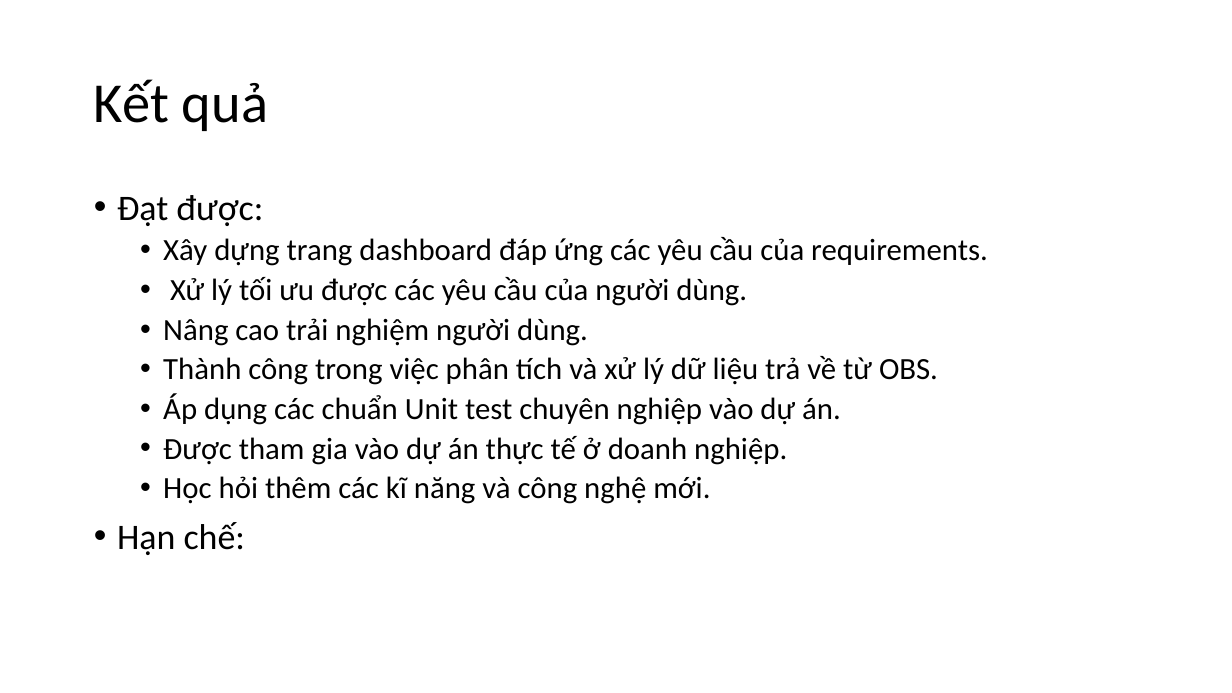
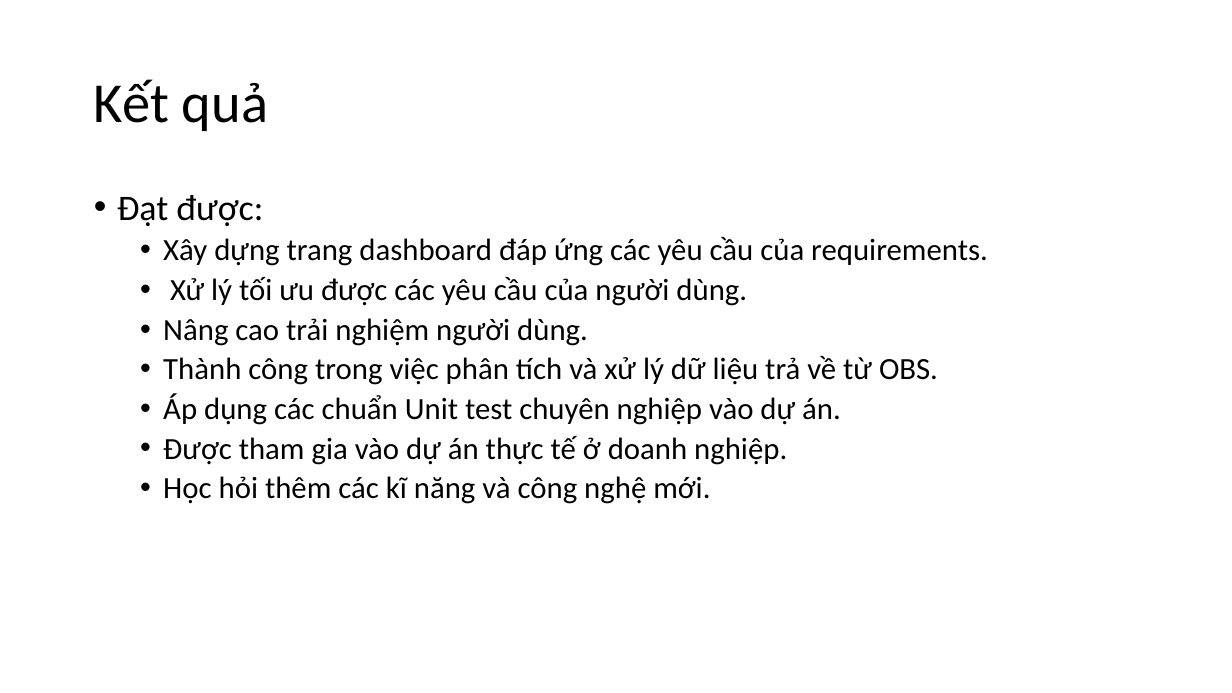
Before and after one commit to nguyenmanhphuc/DoAnA, a slide deck: slide 14 of BÁO CÁO THỰC TẬP.pptx. Drawn at 1232x693 pixels with LibreOffice and Linux fonts; fonts in the diff are those of the drawing. Boxes give left, top, right and bottom in pixels: in the first picture for what was removed or moved away, otherwise in the second. Text is boxed around its words. In the diff, an @@ line names an element or a change of style, - is before the commit and + after.

```diff
--- a/BÁO CÁO THỰC TẬP.pptx
+++ b/BÁO CÁO THỰC TẬP.pptx
@@ text at (x1=117, y1=522, x2=245, y2=555): paragraph removed @@
-• Hạn chế:
```
